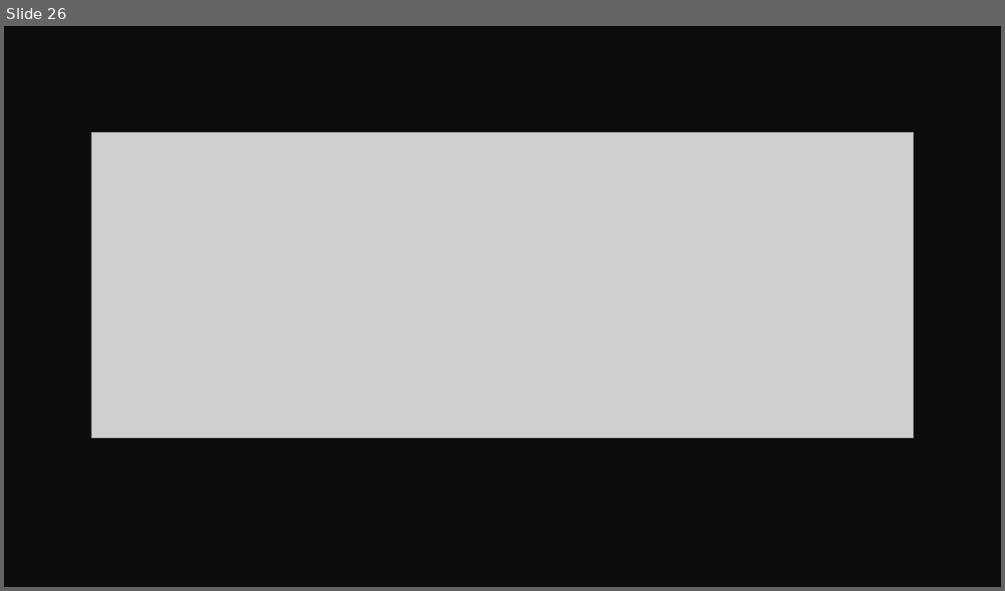
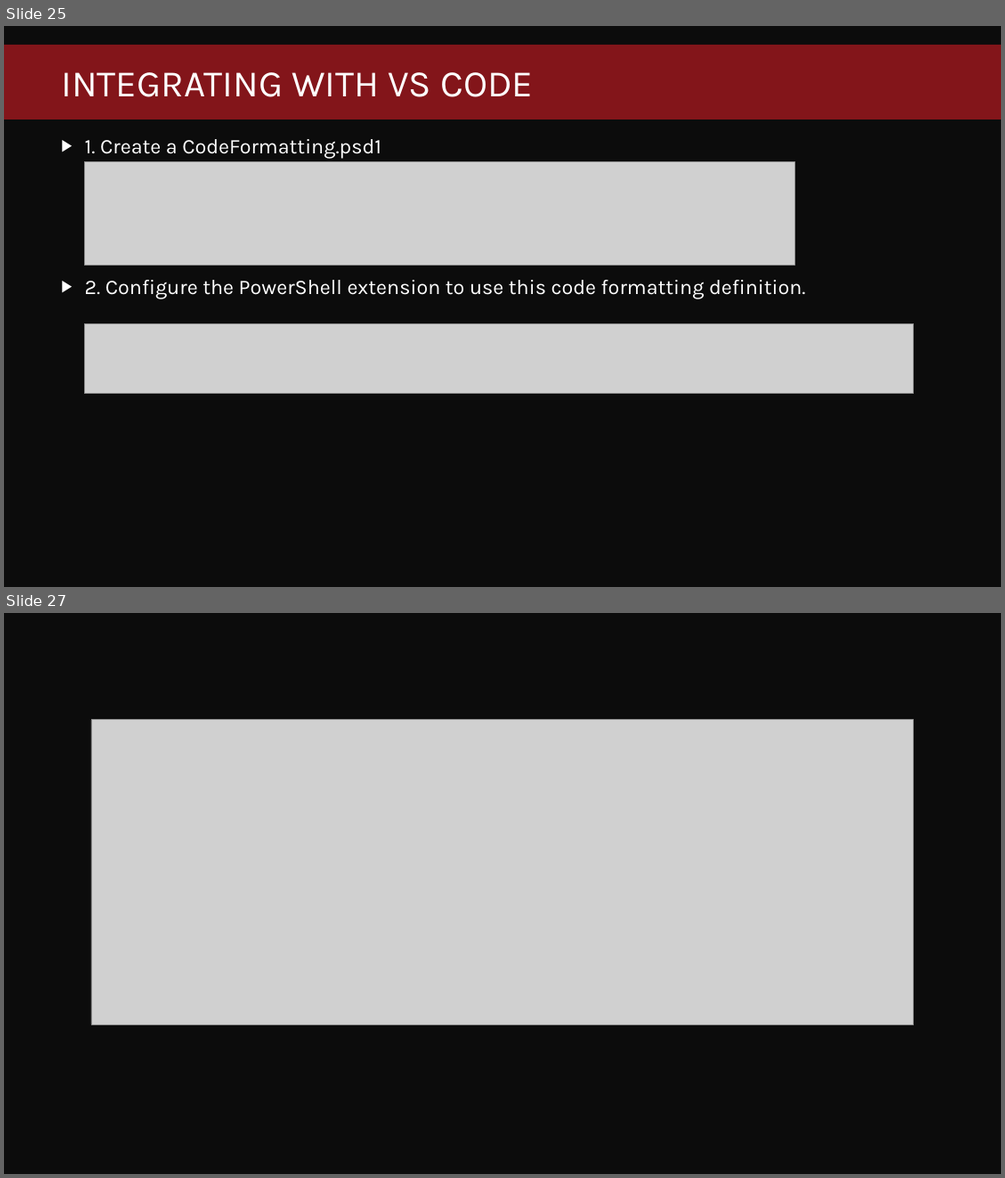
Before and after one commit to fredbainbridge/CustomPSScriptAnalyzerRules, a slide deck: PowerShell Script Analyzer Rules.pptx. Shown one above the other, each under a label of ours: slide 26 before the commit, slides 25 and 27 after it; the slides between them are not shown. The pictures are 1005x591 and 1005x1178 pixels, drawn with LibreOffice and Linux fonts; fonts in the diff are those of the drawing; grey boxes stand for pictures; background and template pictures are left out. Boxes give left, top, right and bottom in pixels: in the first picture for what was removed or moved away, otherwise in the second. Text is boxed around its words. In the diff, an @@ line names an element or a change of style, - is before the commit and + after.

```diff
--- a/PowerShell Script Analyzer Rules.pptx
+++ b/PowerShell Script Analyzer Rules.pptx
@@ slide 25 added at (4, 26, 1001, 587), background #0C0C0C @@
@@ rectangle added at (4, 45, 1001, 119), fill #FB1E29 at 50% opacity @@
@@ title added at (61, 72, 533, 97), 36 pt, text #FFFFFF @@
+INTEGRATING WITH VS CODE
@@ text added at (85, 139, 806, 299), 20 pt, text #FFFFFF @@
+▶ 1. Create a CodeFormatting.psd1
+▶ 2. Configure the PowerShell extension to use this code formatting definition.
@@ picture added at (84, 162, 794, 265) @@
@@ picture added at (84, 323, 914, 394) @@
@@ what was slide 26 is now slide 27 @@
```
Also in this commit, not shown: 1 other file.
